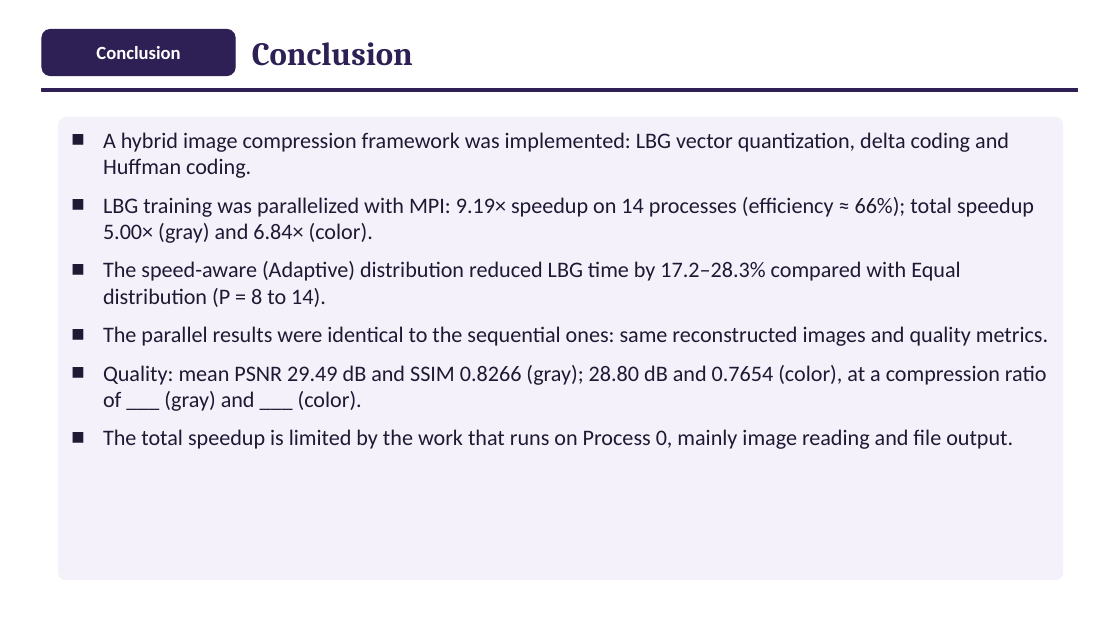
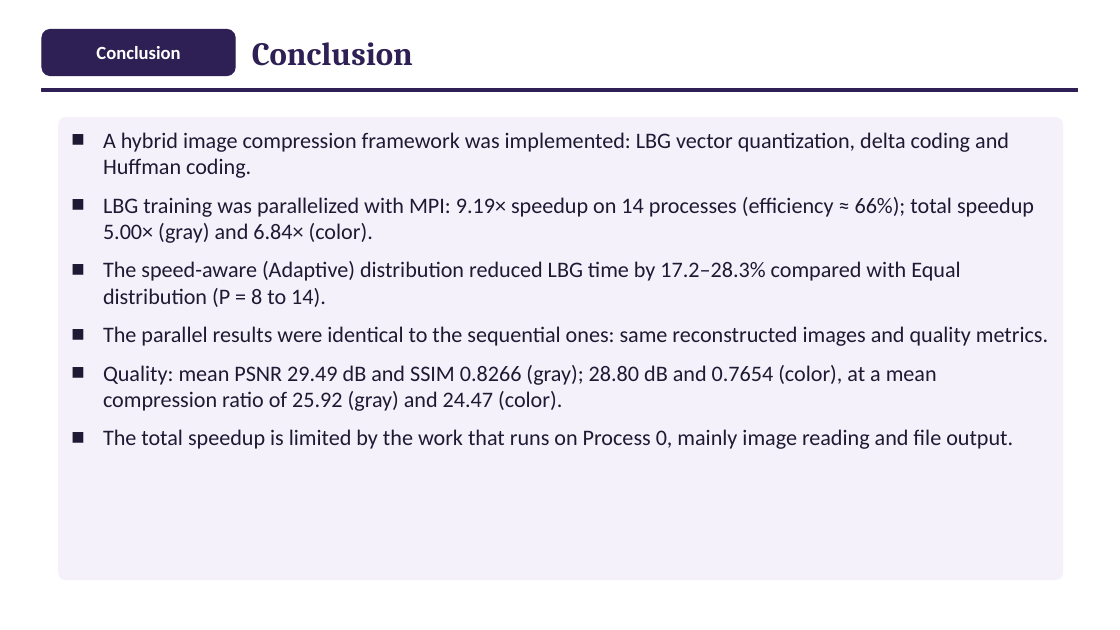
Before and after one commit to ibtihal-cpu/mihk, a slide deck: slide 33 of results/seminar/figs/Seminar_Ibtihal_FINAL.pptx. Drawn at 1120x630 pixels with LibreOffice and Linux fonts; fonts in the diff are those of the drawing. Boxes give left, top, right and bottom in pixels: in the first picture for what was removed or moved away, otherwise in the second. Text is boxed around its words. In the diff, an @@ line names an element or a change of style, - is before the commit and + after.

```diff
--- a/results/seminar/figs/Seminar_Ibtihal_FINAL.pptx
+++ b/results/seminar/figs/Seminar_Ibtihal_FINAL.pptx
@@ text at [103,365,937,411]: text changed @@
-■ Quality: mean PSNR 29.49 dB and SSIM 0.8266 (gray); 28.80 dB and 0.7654 (color), at a compression ratio of ___ (gray) and ___ (color).
+■ Quality: mean PSNR 29.49 dB and SSIM 0.8266 (gray); 28.80 dB and 0.7654 (color), at a mean compression ratio of 25.92 (gray) and 24.47 (color).
```
Also in this commit, not shown: 3 other slides changed, 4 other files.
